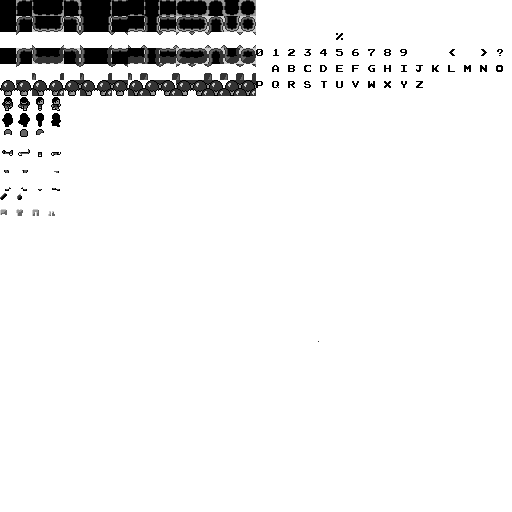
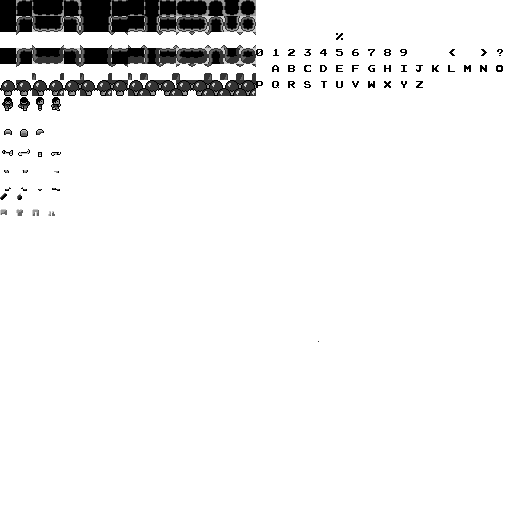
The second 512x512 image is a revision of the first. Changes to its layers:
painted on "spritesheet.png" over [2, 104, 61, 173]
